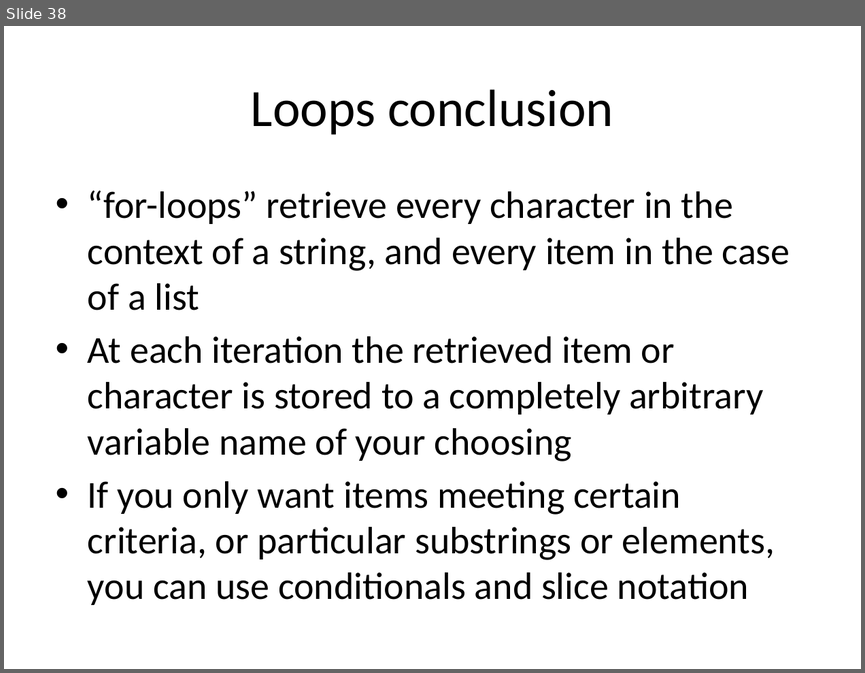
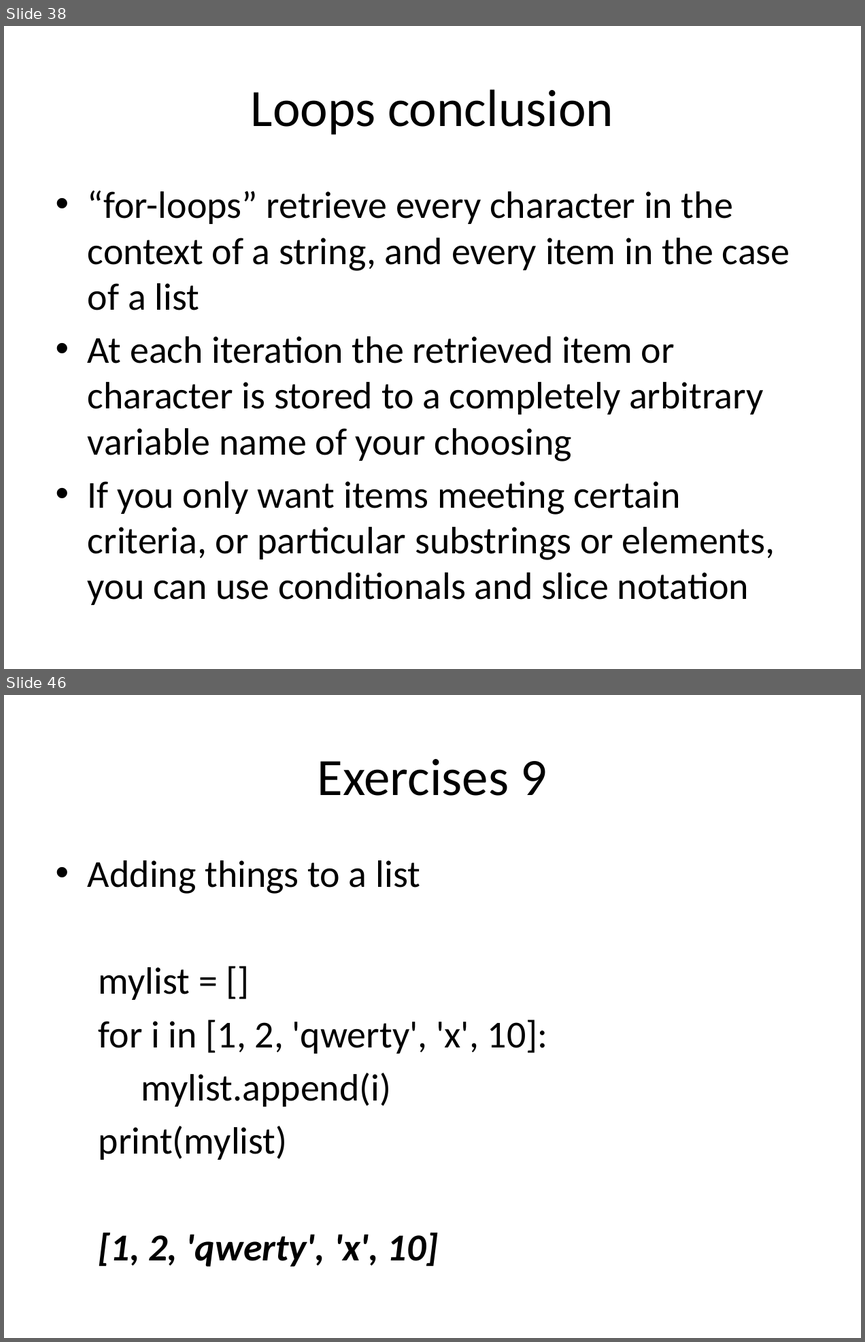
Before and after one commit to GSBS-Bootstrappers/bootstrappers-courses, a slide deck: python1/Python_I/Python I.pptx. Shown one above the other, each under a label of ours: slide 38 before the commit, slides 38 and 46 after it; the slides between them are not shown. The pictures are 865x673 and 865x1342 pixels, drawn with LibreOffice and Linux fonts; fonts in the diff are those of the drawing. Boxes give left, top, right and bottom in pixels: in the first picture for what was removed or moved away, otherwise in the second. Text is boxed around its words. In the diff, an @@ line names an element or a change of style, - is before the commit and + after.

```diff
--- a/python1/Python_I/Python I.pptx
+++ b/python1/Python_I/Python I.pptx
@@ slide 46 added at (4, 695, 861, 1338), background #FFFFFF @@
@@ title added at (317, 759, 547, 796), 44 pt, text #000000 @@
+Exercises 9
@@ text added at (88, 860, 548, 1266), 32 pt, text #000000 @@
+• Adding things to a list
+mylist = []
+for i in [1, 2, 'qwerty', 'x', 10]:
+mylist.append(i)
+print(mylist)
+[1, 2, 'qwerty', 'x', 10]
```
Also in this commit, not shown: 8 other slides added, 1 other file.
